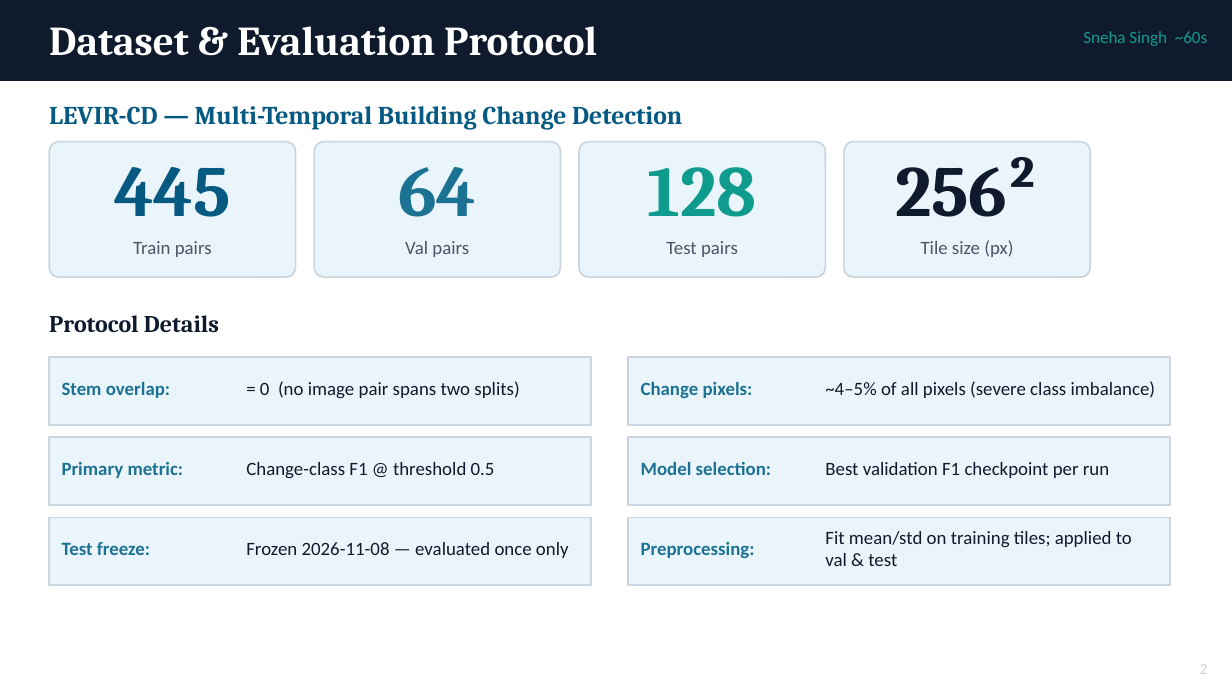
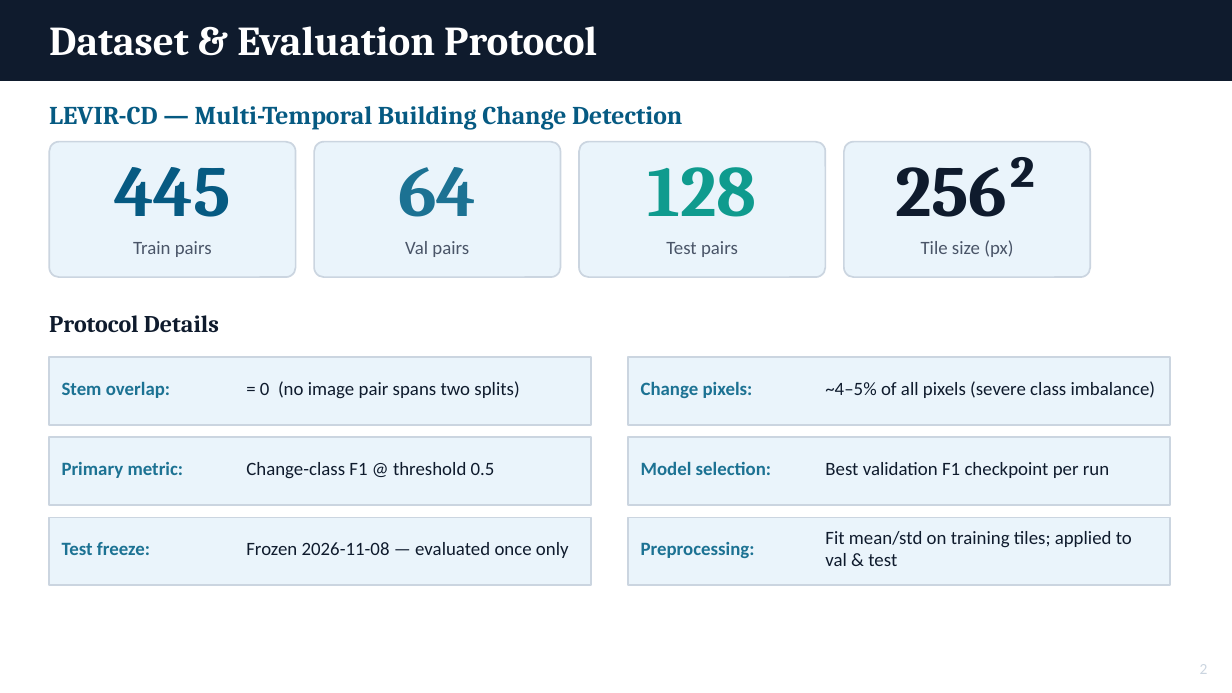
Before and after one commit to danwaseem/levir-change-detection, a slide deck: slide 3 of presentation/buildsafe_vision.pptx. Drawn at 1232x693 pixels with LibreOffice and Linux fonts; fonts in the diff are those of the drawing. Boxes give left, top, right and bottom in pixels: in the first picture for what was removed or moved away, otherwise in the second. Text is boxed around its words. In the diff, an @@ line names an element or a change of style, - is before the commit and + after.

```diff
--- a/presentation/buildsafe_vision.pptx
+++ b/presentation/buildsafe_vision.pptx
@@ text removed at [1083, 31, 1207, 46] @@
-Sneha Singh ~60s
```
Also in this commit, not shown: 6 other slides changed, 1 other file.
